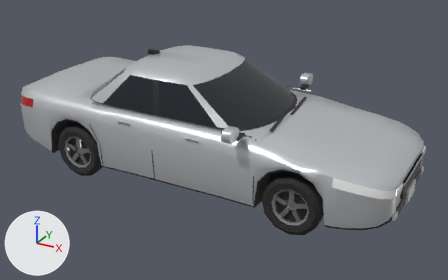
Before and after pictures for a commit that changed the glTF model app/public/world/vehicles/sedan.glb.
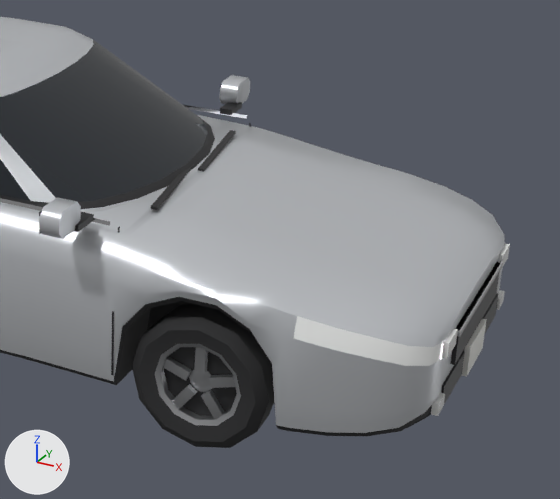
Each version appears first whole from a 50 mm lens placed at (3.53, -6.12, 3.55), pointed at (0.18, -0.03, 0.5), and next in a close-up on the part from 46% to 100% of the width and 14% to 92% of the height. Arrows for +X, +Y and +Z are at lower left; the lights stay in place. The older version's two pictures come first. Objects named as collision shapes, trigger or cutter boxes, shadow casters or lower levels of detail are left out. Where no turn or scale is listed for an object, it has been applied to the vertices. Vertices at exactly the same position are counted once.

Names of what the first close-up shows: 'lod0'.
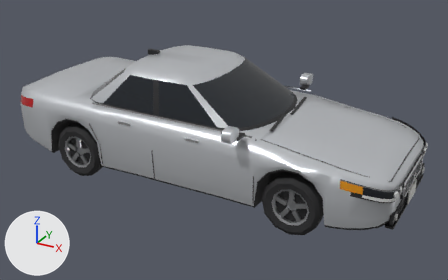
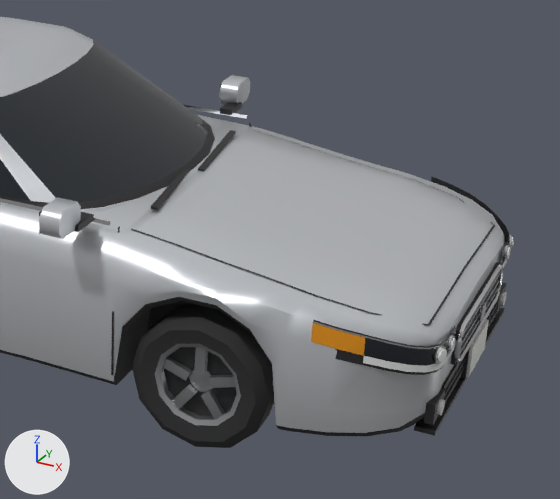
Where the newer file only moved an object's origin or applied its transform, the numbers keep the older frame.

Boxes (x1, y1, x2, y2) around the edits, measured in the close-ups (560 x 499 px; the box of a moved part takes in the faces that stretch with it):
'lod0', reshaped
    before: (0, 17, 510, 448)
    after: (0, 17, 513, 448)
part 1 of me_lod0, added
    after: (478, 303, 486, 322)
part 2 of me_lod0, added
    after: (447, 335, 454, 354)
part 3 of me_lod0, added
    after: (414, 308, 505, 436)
part 4 of me_lod0, added
    after: (496, 283, 507, 314)
part 5 of me_lod0, added
    after: (424, 388, 445, 425)
part 6 of me_lod0, added
    after: (506, 247, 511, 259)
part 7 of me_lod0, added
    after: (449, 338, 456, 352)
part 8 of me_lod0, added
    after: (500, 292, 507, 306)
part 9 of me_lod0, added
    after: (437, 399, 445, 415)
part 10 of me_lod0, moved or reshaped
    before: (462, 319, 487, 377)
    after: (466, 319, 489, 377)
part 11 of me_lod0, rebuilt (19% narrower, 17% shorter)
    before: (457, 261, 503, 337)
    after: (463, 272, 500, 335)
part 12 of me_lod0, deleted
    before: (497, 290, 505, 310)
part 13 of me_lod0, deleted
    before: (431, 393, 445, 416)
part 14 of me_lod0, built on
    before: (443, 243, 510, 359)
    after: (131, 130, 513, 401)
part 15 of me_lod0, edited (looks the same)
    both: (293, 176, 505, 431)
part 16 of me_lod0, recoloured
    before: (293, 316, 444, 366)
    after: (293, 316, 442, 351)

The change, as a list of edits to the scene's bpy script:
```text
Add mat_amber:
    mat_amber = bpy.data.materials.new('amber')
    # nodes: BsdfPrincipled, Mix, OutputMaterial, VertexColor
    # colours: orange #ed9919, mixed with the vertex colours
Change me_lod0:
    used by ob_lod0; location = (0.004, 0.0, 0.745)
    remove me_lod0.from_pydata(...)  # 1896 vertices, 3356 faces; spans x -2.45..2.45, y -1.13..1.13, z -0.74..0.74
    add me_lod0.from_pydata(...)  # 2430 vertices, 4108 faces; spans x -2.45..2.46, y -1.12..1.12, z -0.74..0.74
    me_lod0 part 1: a new loose piece, a 10-sided cylinder along x spanning x 2.447..2.463, y -0.045..0.045, z -0.233..-0.147, in mat_chrome
    me_lod0 part 2: a new loose piece, a 10-sided cylinder along x spanning x 2.432..2.441, y -0.5771..-0.4961, z -0.1471..-0.0699, in mat_chrome
    me_lod0 part 3: a new loose piece, a box spanning x 2.356..2.446, y -0.67..0.67, z -0.491..-0.469, in mat_trim
    me_lod0 part 4: a new loose piece, a box spanning x 2.396..2.436, y 0.52..0.68, z -0.435..-0.335, in mat_trim
    me_lod0 part 5: a new loose piece, a box spanning x 2.396..2.436, y -0.68..-0.52, z -0.435..-0.335, in mat_trim
    me_lod0 part 6: a new loose piece, a 10-sided cylinder along x spanning x 2.433..2.451, y 0.507..0.567, z -0.137..-0.08, in mat_head
    me_lod0 part 7: a new loose piece, a 10-sided cylinder along x spanning x 2.433..2.451, y -0.567..-0.507, z -0.137..-0.08, in mat_head
    me_lod0 part 8: a new loose piece, a 10-sided cylinder along x spanning x 2.433..2.451, y 0.564..0.636, z -0.419..-0.351, in mat_head
    me_lod0 part 9: a new loose piece, a 10-sided cylinder along x spanning x 2.433..2.451, y -0.636..-0.564, z -0.419..-0.351, in mat_head
    me_lod0 part 10: the loose piece of 8 vertices spanning x 2.43..2.45, y -0.15..0.15, z -0.45..-0.3 is moved by (0.01, 0.0, 0.0)
    me_lod0 part 11: the loose piece of 8 vertices spanning x 2.42..2.45, y -0.41..0.41, z -0.13..-0.11 is rebuilt with 8 vertices and now spans x 2.44..2.45, y -0.37..0.37, z -0.15..-0.14, in mat_rim
    me_lod0 part 12: the loose piece of 8 vertices spanning x 2.41..2.44, y 0.53..0.63, z -0.41..-0.35 is deleted
    me_lod0 part 13: the loose piece of 8 vertices spanning x 2.41..2.44, y -0.63..-0.53, z -0.41..-0.35 is deleted
    me_lod0 part 14: 4 vertices moved within x 2.44, y -0.58..0.58, z -0.15; 12 vertices removed from x 2.41..2.44, y -0.58..0.58, z -0.15..-0.08; 398 vertices added at x 1.02..2.46, y -0.93..0.93, z -0.46..0.22
    me_lod0 part 15: 133 kept faces spanning x -2.03..2.44, y -0.95..1.09, z -0.7..0.26 get new vertex colours
    me_lod0 part 16: 20 faces spanning x 1.87..2.42, y -0.94..0.94, z -0.15..0.06 switch from mat_head to mat_paint
    other edits to the shape of me_lod0 do not show in these pictures
    add me_lod0.materials.append(mat_amber)
```
